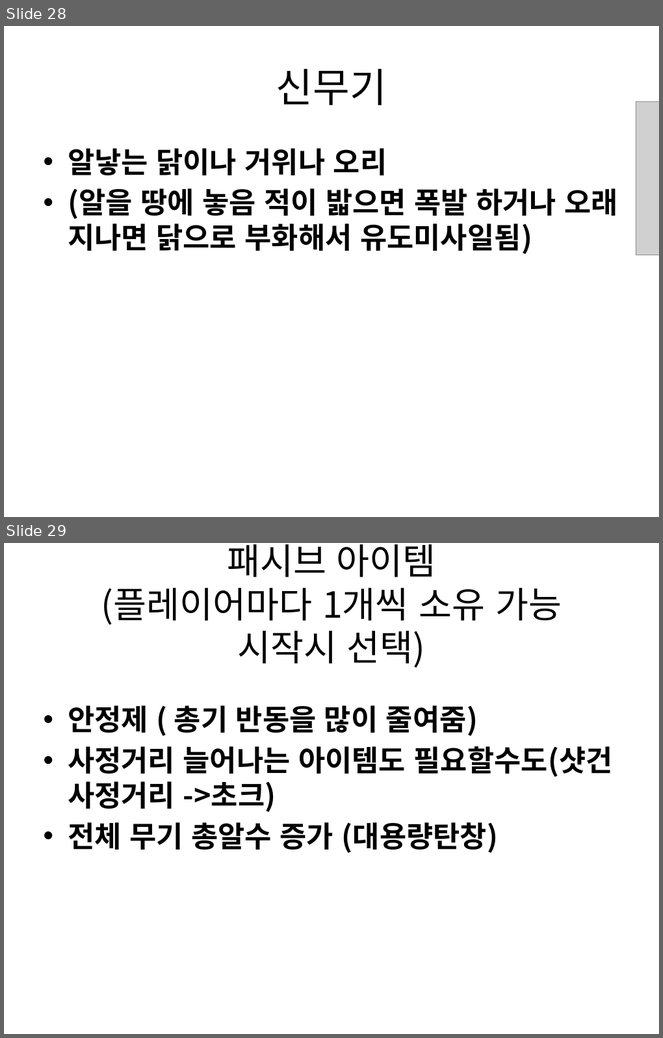
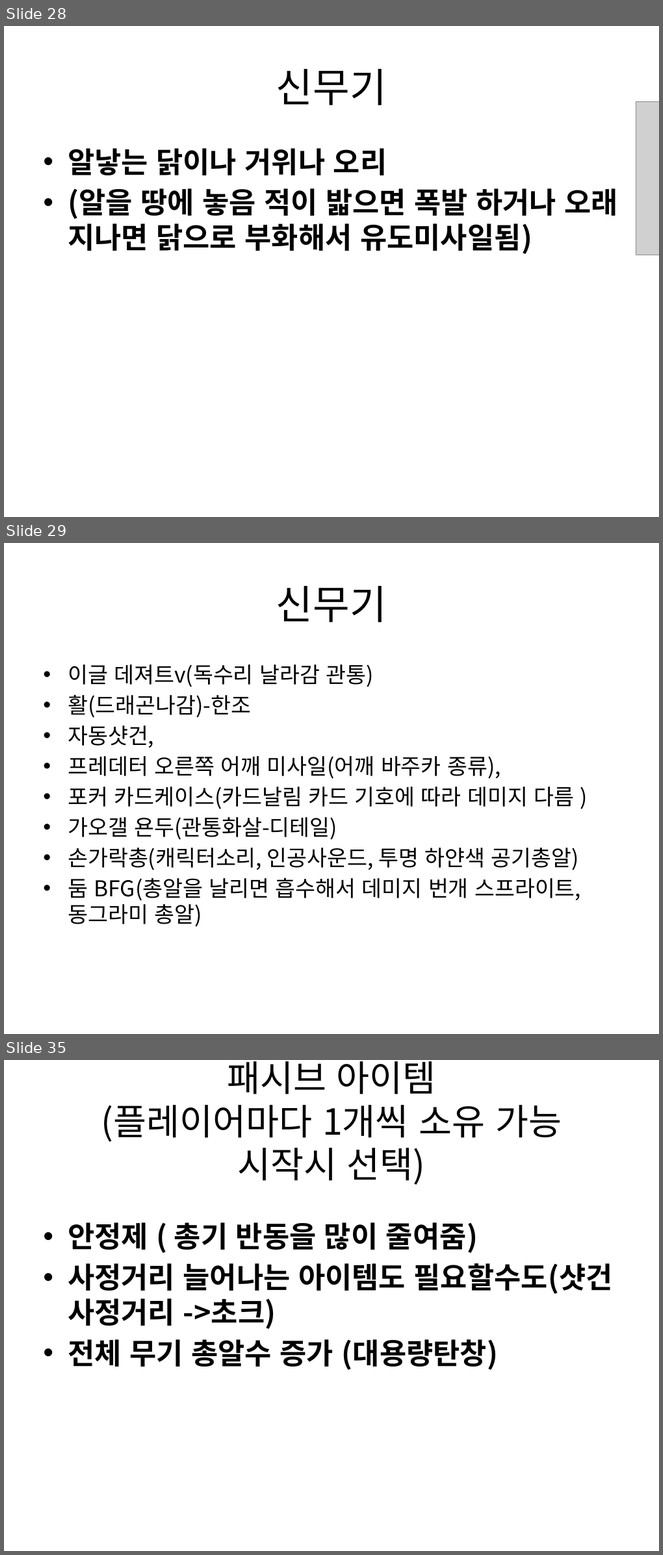
Before and after one commit to gkdlgndpdu/EscapeJail, a slide deck: EscapeJail/Assets/기획/스테이지1기획.pptx. Shown one above the other, each under a label of ours: slides 28 and 29 before the commit, slides 28, 29 and 35 after it; the slides between them are not shown. The pictures are 663x1038 and 663x1555 pixels, drawn with LibreOffice and Linux fonts; fonts in the diff are those of the drawing; grey boxes stand for pictures. Boxes give left, top, right and bottom in pixels: in the first picture for what was removed or moved away, otherwise in the second. Text is boxed around its words. In the diff, an @@ line names an element or a change of style, - is before the commit and + after.

```diff
--- a/EscapeJail/Assets/기획/스테이지1기획.pptx
+++ b/EscapeJail/Assets/기획/스테이지1기획.pptx
@@ slide 29 added at [4, 543, 659, 1034], background #FFFFFF @@
@@ title added at [276, 586, 387, 622], 44 pt, text #000000 @@
+신무기
@@ text added at [68, 665, 581, 927], 24 pt, text #000000 @@
+• 이글 데져트v(독수리 날라감 관통)
+• 활(드래곤나감)-한조
+• 자동샷건,
+• 프레데터 오른쪽 어깨 미사일(어깨 바주카 종류),
+• 포커 카드케이스(카드날림 카드 기호에 따라 데미지 다름 )
+• 가오갤 욘두(관통화살-디테일)
+• 손가락총(캐릭터소리, 인공사운드, 투명 하얀색 공기총알)
+• 둠 BFG(총알을 날리면 흡수해서 데미지 번개 스프라이트,동그라미 총알)
@@ what was slide 29 is now slide 35 @@
```
Also in this commit, not shown: 5 other slides added, 3 other files.
